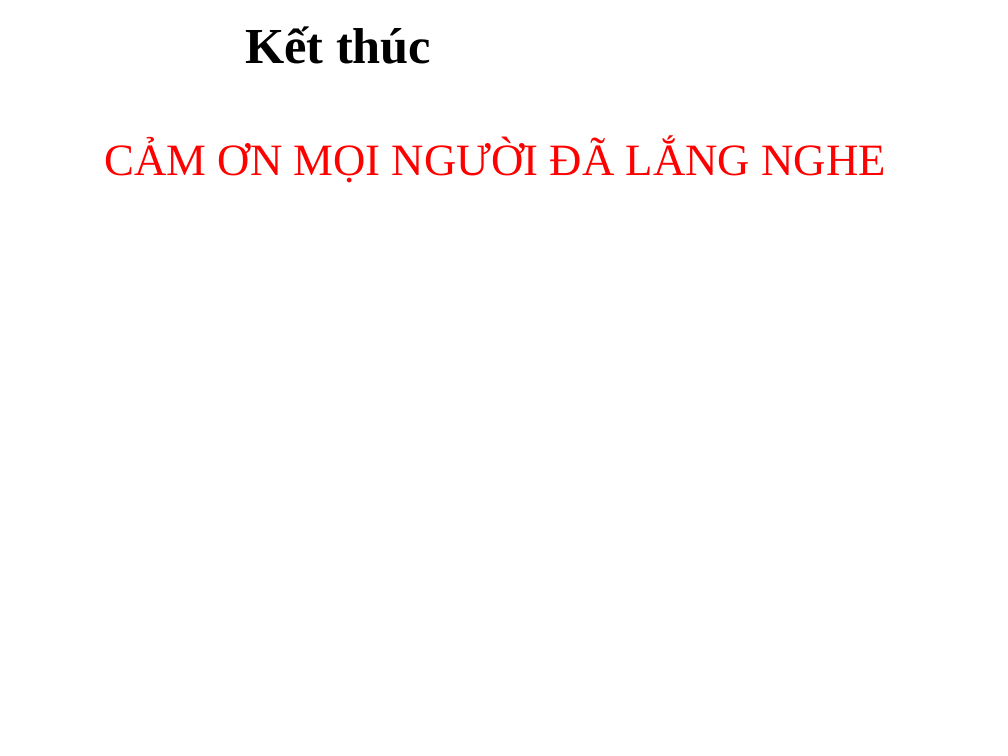
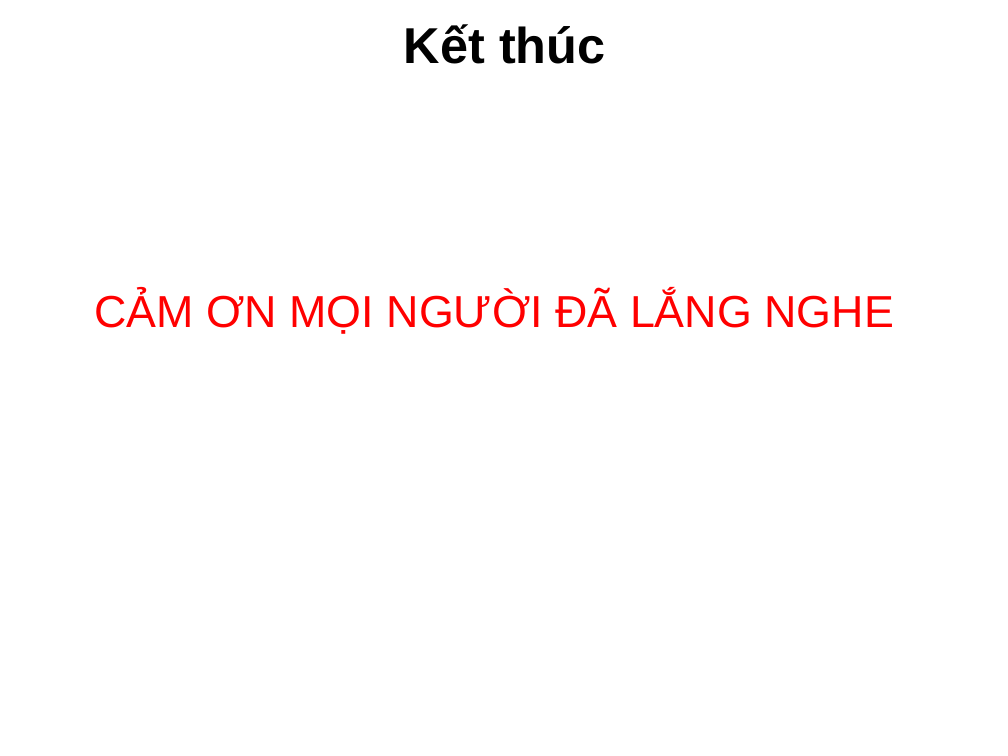
Before and after one commit to vanvibig/nien-luan-nganh, a slide deck: slide 16 of bao cao/BAO_CAO_FINAL.pptx. Drawn at 1008x756 pixels with LibreOffice and Linux fonts; fonts in the diff are those of the drawing; background and template pictures are left out. Boxes give left, top, right and bottom in pixels: in the first picture for what was removed or moved away, otherwise in the second. Text is boxed around its words. In the diff, an @@ line names an element or a change of style, - is before the commit and + after.

Commit message:
re edit pptx

```diff
--- a/bao cao/BAO_CAO_FINAL.pptx
+++ b/bao cao/BAO_CAO_FINAL.pptx
@@ title "Kết thúc": place and size @@
-title "Kết thúc" at <box>245,26,431,64</box>
+title "Kết thúc" at <box>404,24,605,64</box>
@@ title "Kết thúc" at <box>404,24,605,64</box>: font Times New Roman to Arial; alignment left to centre @@
@@ text "CẢM ƠN MỌI NGƯỜI ĐÃ ...": place and size @@
-text "CẢM ƠN MỌI NGƯỜI ĐÃ ..." at <box>104,141,886,183</box>
+text "CẢM ƠN MỌI NGƯỜI ĐÃ ..." at <box>94,291,893,334</box>
@@ text "CẢM ƠN MỌI NGƯỜI ĐÃ ..." at <box>94,291,893,334</box>: font Times New Roman to Arial @@
```
Also in this commit, not shown: 14 other slides changed.
